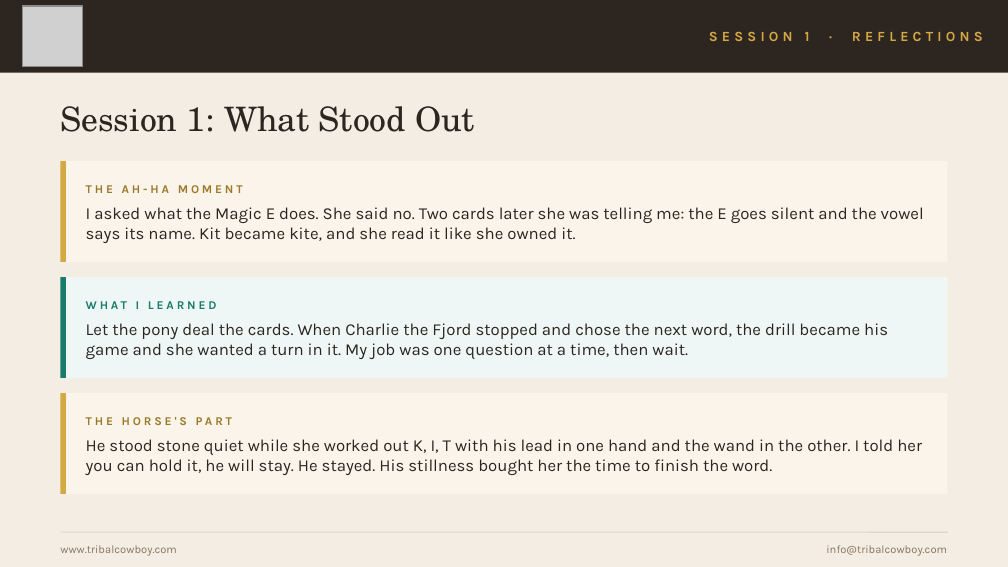
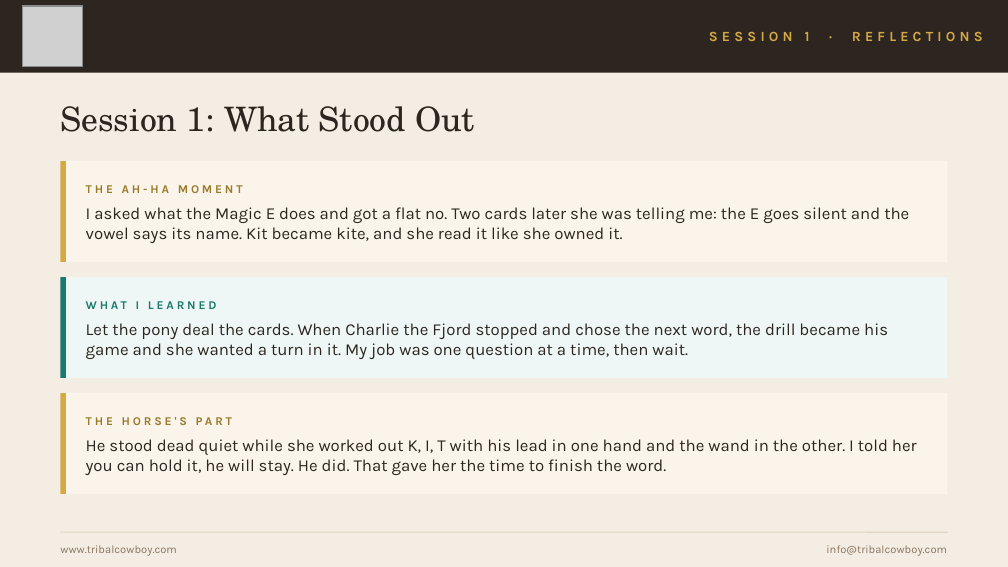
Before and after one commit to mrshuffhines-byte/tribal-cowboy-webhook, a slide deck: slide 4 of content/presentations/HPR-Class4-Practice-Sessions.pptx. Drawn at 1008x567 pixels with LibreOffice and Linux fonts; fonts in the diff are those of the drawing; grey boxes stand for pictures. Boxes give left, top, right and bottom in pixels: in the first picture for what was removed or moved away, otherwise in the second. Text is boxed around its words. In the diff, an @@ line names an element or a change of style, - is before the commit and + after.

```diff
--- a/content/presentations/HPR-Class4-Practice-Sessions.pptx
+++ b/content/presentations/HPR-Class4-Practice-Sessions.pptx
@@ text at [86,207,909,243]: text changed @@
-I asked what the Magic E does. She said no. Two cards later she was telling me: the E goes silent and the vowel says its name. Kit became kite, and she read it like she owned it.
+I asked what the Magic E does and got a flat no. Two cards later she was telling me: the E goes silent and the vowel says its name. Kit became kite, and she read it like she owned it.
@@ text at [86,439,917,475]: text changed @@
-He stood stone quiet while she worked out K, I, T with his lead in one hand and the wand in the other. I told her you can hold it, he will stay. He stayed. His stillness bought her the time to finish the word.
+He stood dead quiet while she worked out K, I, T with his lead in one hand and the wand in the other. I told her you can hold it, he will stay. He did. That gave her the time to finish the word.
```
Also in this commit, not shown: 5 other slides changed, 2 other files.
